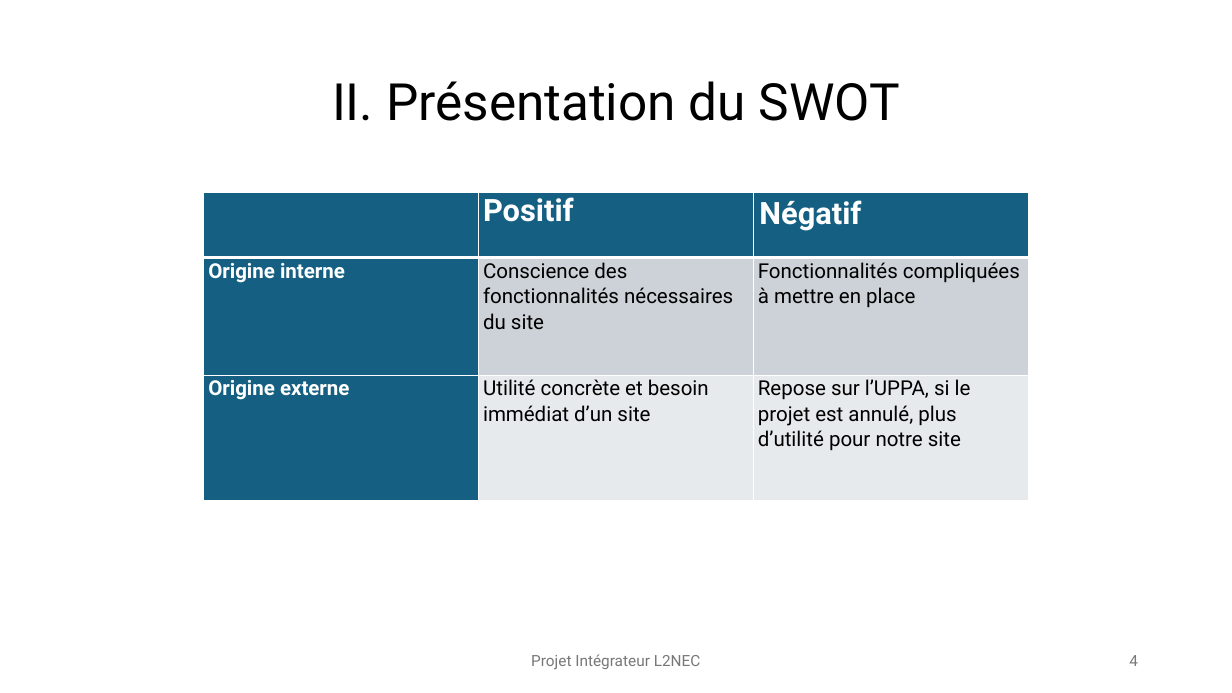
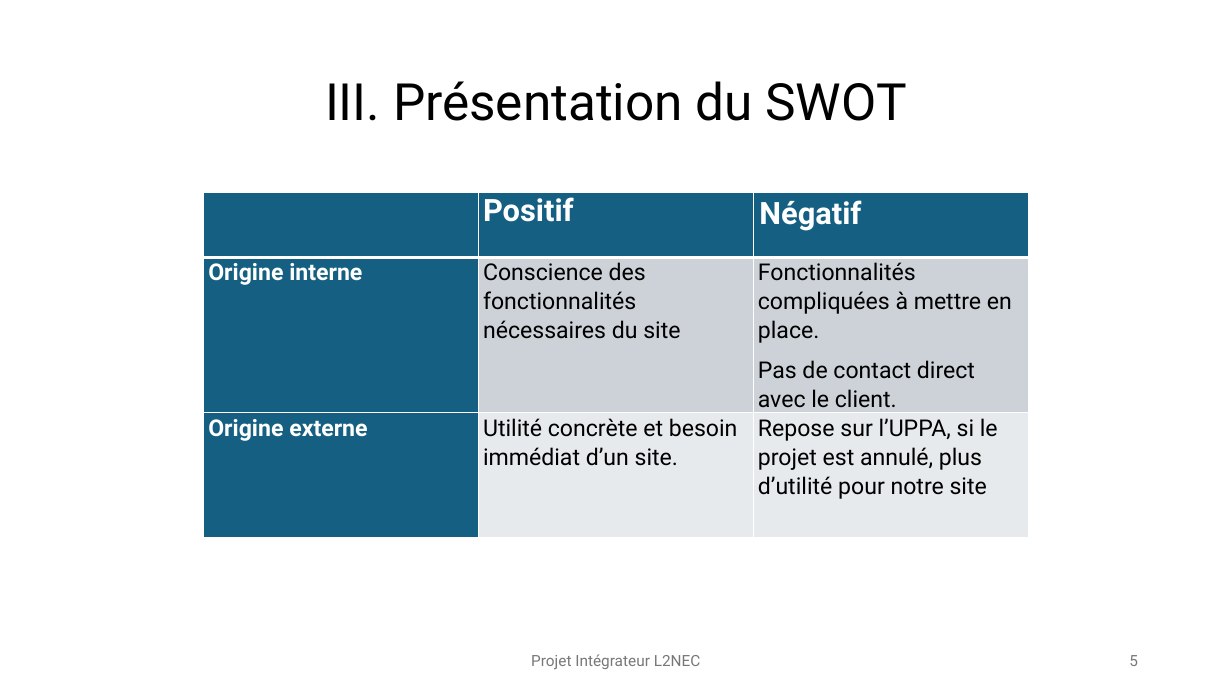
Before and after one commit to ArthurPeyre/UPPA_Navette, a slide deck: slide 5 of AVANT-PROJET/PrésentationAvantProjet.pptx (slide 4 before the commit). Drawn at 1232x693 pixels with LibreOffice and Linux fonts; fonts in the diff are those of the drawing. Boxes give left, top, right and bottom in pixels: in the first picture for what was removed or moved away, otherwise in the second. Text is boxed around its words. In the diff, an @@ line names an element or a change of style, - is before the commit and + after.

```diff
--- a/AVANT-PROJET/PrésentationAvantProjet.pptx
+++ b/AVANT-PROJET/PrésentationAvantProjet.pptx
@@ title at (325,81,907,121): text changed @@
-II. Présentation du SWOT
+III. Présentation du SWOT
@@ table at (204,193,1028,541) @@
-row 2, column 3: Fonctionnalités compliquées à mettre en place
+row 2, column 3: Fonctionnalités compliquées à mettre en place. / Pas de contact direct avec le client.
-row 3, column 2: Utilité concrète et besoin immédiat d’un site
+row 3, column 2: Utilité concrète et besoin immédiat d’un site.
@@ size 16 to 18 pt in "Origine interne", "Conscience des fonctionnalités nécessaires du site", "Origine externe", "Repose sur l’UPPA, si le projet est ..." @@
@@ page number at (1129,655,1138,666): text changed @@
-4
+5
```
Also in this commit, not shown: 5 other slides changed, 1 slide removed.
